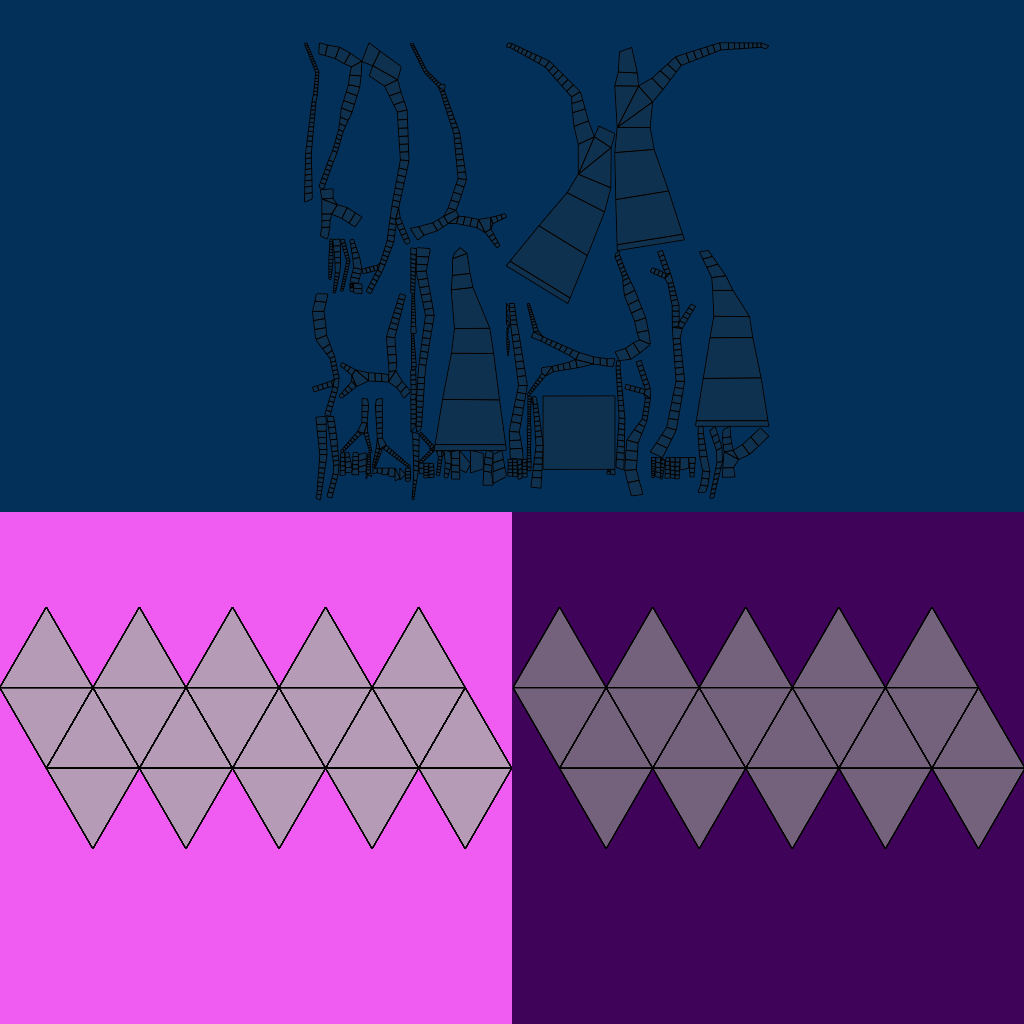
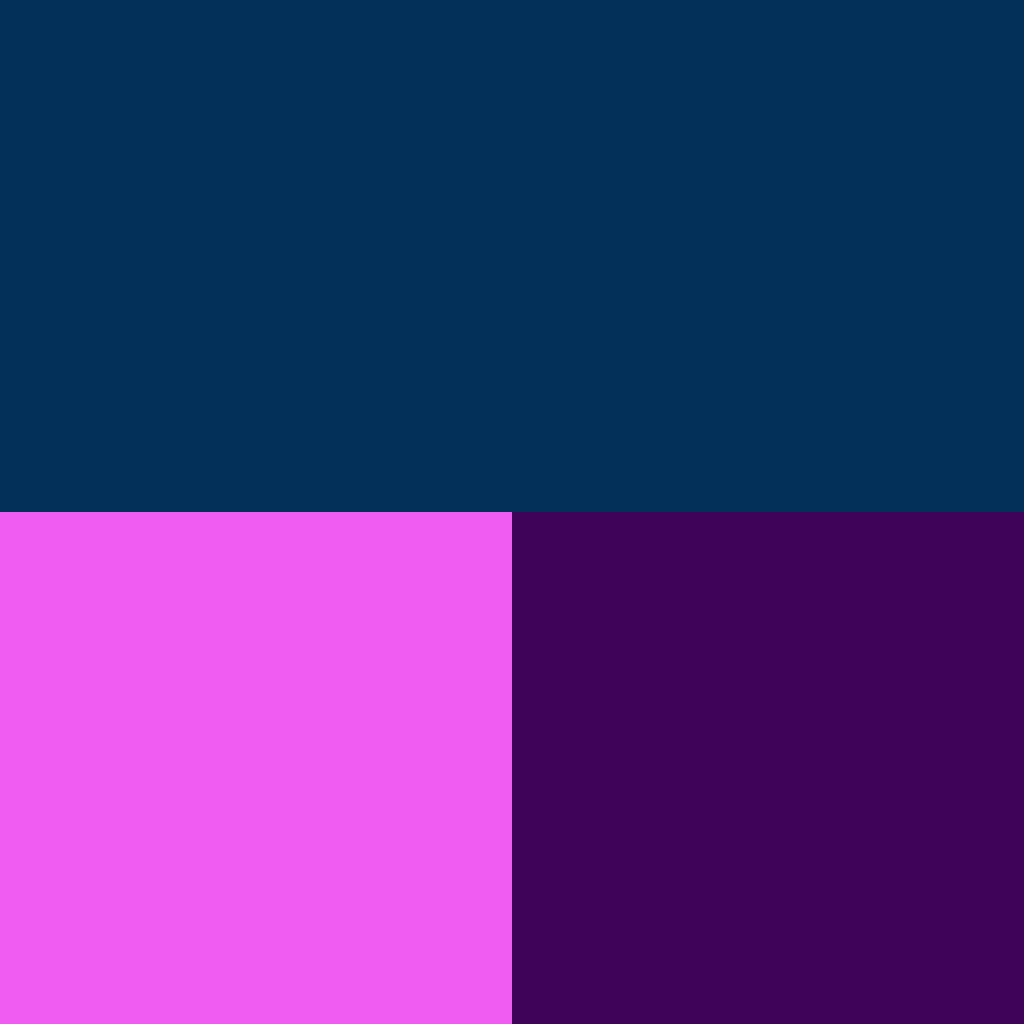
Layer changes from the first 1024px x 1024px image to the second:
hid "UV" over left=0, top=42, right=1024, bottom=849
